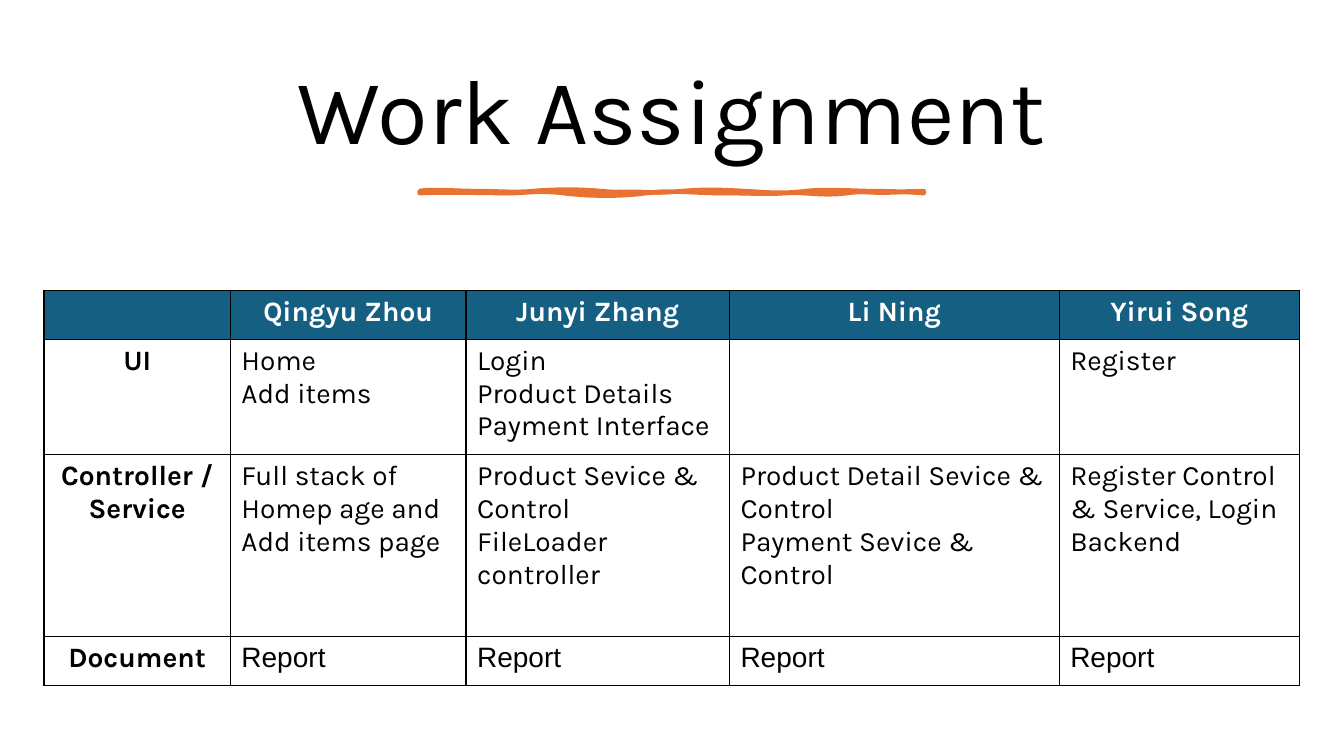
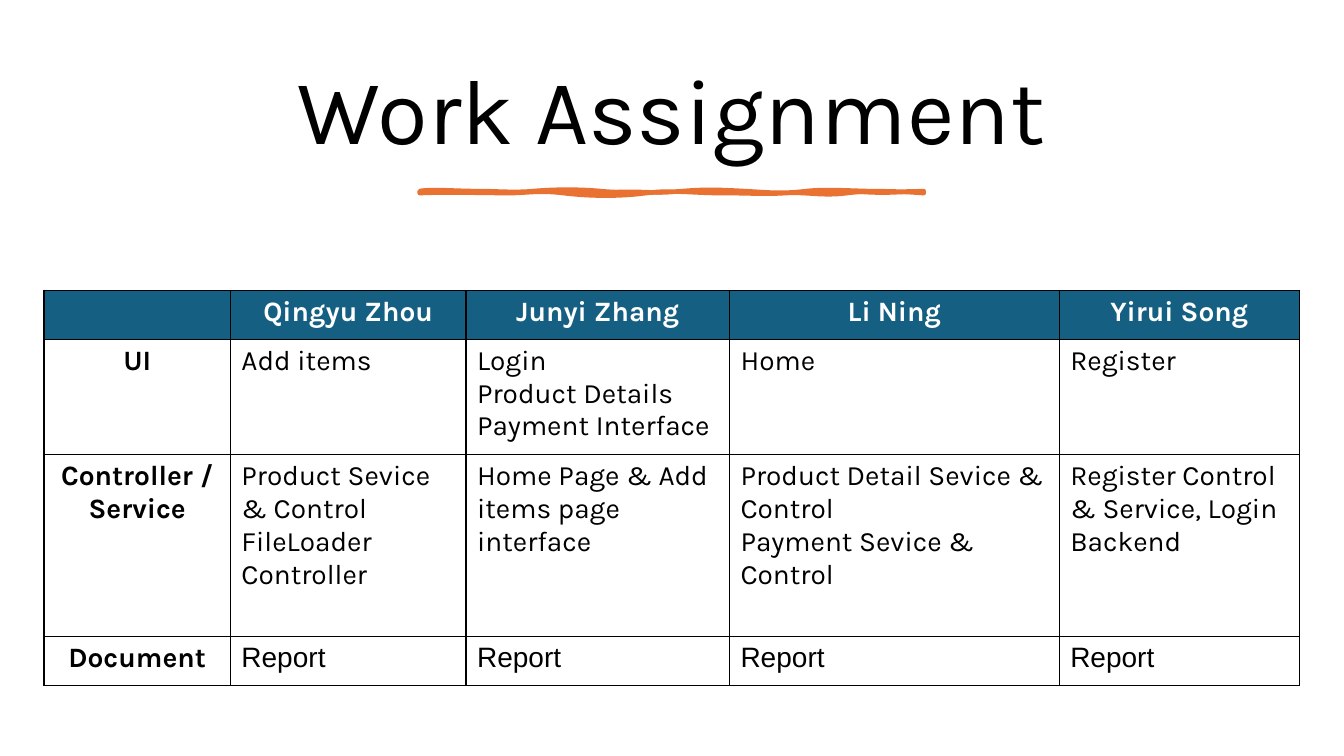
Before and after one commit to Yirui99/HuskyBug, a slide deck: slide 6 of Final Project Presentation Slides.pptx. Drawn at 1344x756 pixels with LibreOffice and Linux fonts; fonts in the diff are those of the drawing. Boxes give left, top, right and bottom in pixels: in the first picture for what was removed or moved away, otherwise in the second. Text is boxed around its words. In the diff, an @@ line names an element or a change of style, - is before the commit and + after.

Commit message:
slides updates 3

```diff
--- a/Final Project Presentation Slides.pptx
+++ b/Final Project Presentation Slides.pptx
@@ table at (44, 290, 1300, 686) @@
-row 2, column 2: Home / Add items
+row 2, column 2: Add items
-row 2, column 4: 
+row 2, column 4: Home
-row 3, column 2: Full stack of Homep age and Add items page
+row 3, column 2: Product Sevice & Control / FileLoader Controller
-row 3, column 3: Product Sevice & Control / FileLoader controller
+row 3, column 3: Home Page & Add items page interface
```
Also in this commit, not shown: 1 other file.
